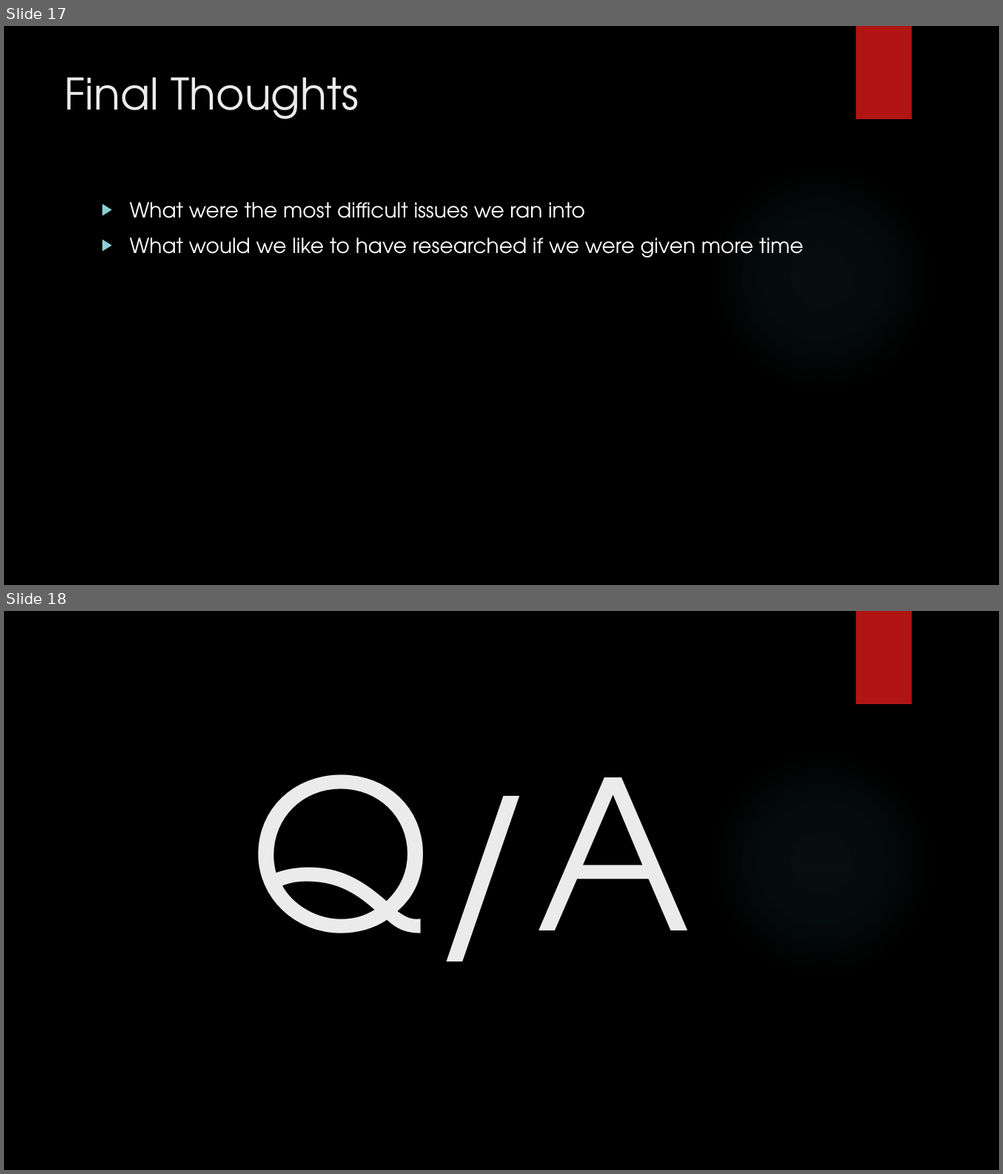
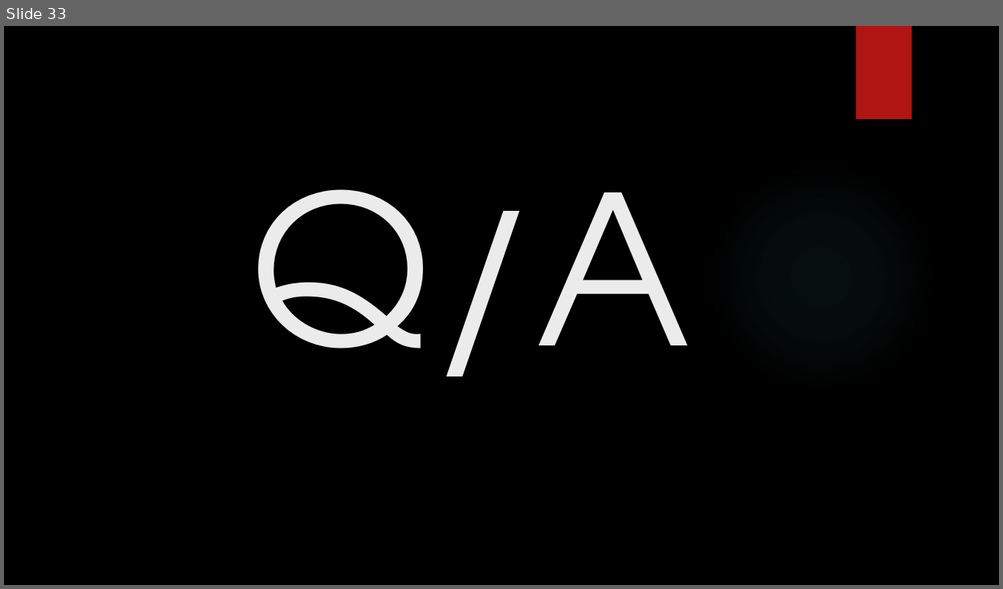
Before and after one commit to GregPoppe/opioid_project, a slide deck: Opioid_Crisis.pptx. Shown one above the other, each under a label of ours: slides 17 and 18 before the commit, slide 33 after it. The pictures are 1003x1174 and 1003x589 pixels, drawn with LibreOffice and Linux fonts; fonts in the diff are those of the drawing; background and template pictures are left out. Boxes give left, top, right and bottom in pixels: in the first picture for what was removed or moved away, otherwise in the second. Text is boxed around its words. In the diff, an @@ line names an element or a change of style, - is before the commit and + after.

```diff
--- a/Opioid_Crisis.pptx
+++ b/Opioid_Crisis.pptx
@@ slide 17 removed at bbox=[4, 26, 999, 585], background picture (left out); not listed: 2 template elements that a slide beside it also shows @@
@@ title removed at bbox=[64, 77, 358, 119] @@
-Final Thoughts
@@ text removed at bbox=[130, 202, 803, 258] @@
-▶ What were the most difficult issues we ran into
-▶ What would we like to have researched if we were given more time
@@ what was slide 18 is now slide 33 @@
```
Also in this commit, not shown: 9 slides changed, 21 slides added, 5 other slides removed.
